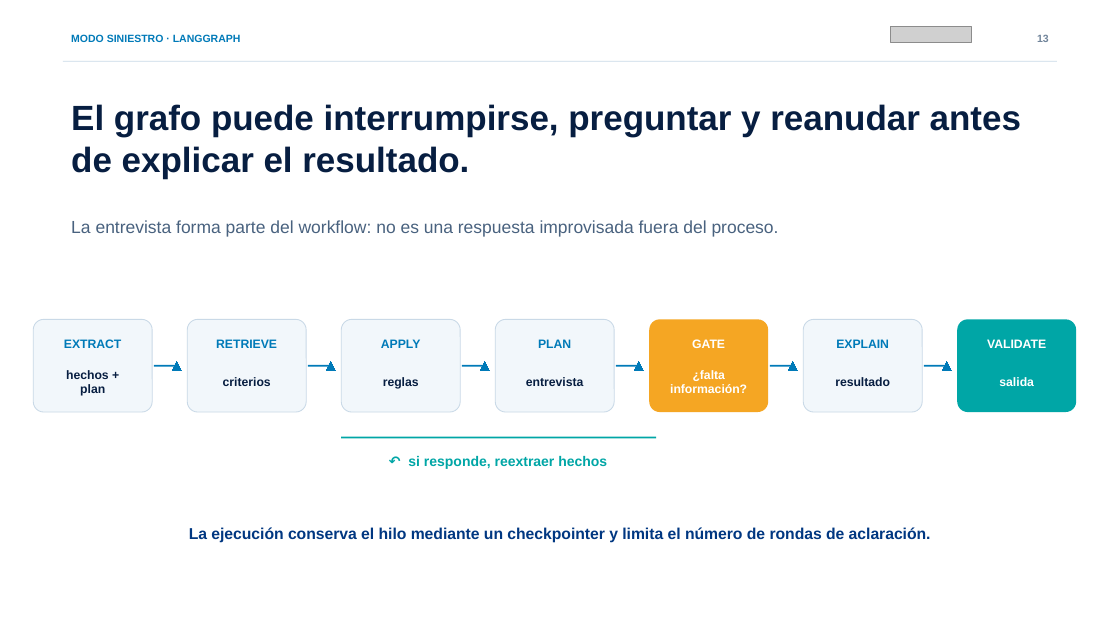
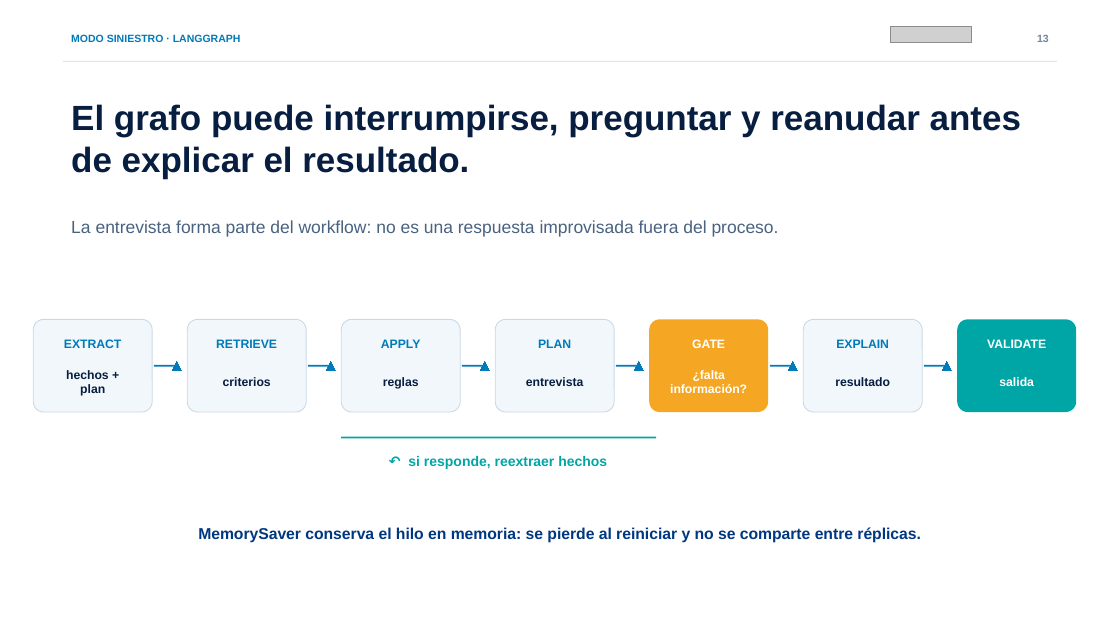
Before and after one commit to olixva/cicos-intelligence, a slide deck: slide 13 of docs/entrega/presentacion.pptx. Drawn at 1120x630 pixels with LibreOffice and Linux fonts; fonts in the diff are those of the drawing; grey boxes stand for pictures. Boxes give left, top, right and bottom in pixels: in the first picture for what was removed or moved away, otherwise in the second. Text is boxed around its words. In the diff, an @@ line names an element or a change of style, - is before the commit and + after.

```diff
--- a/docs/entrega/presentacion.pptx
+++ b/docs/entrega/presentacion.pptx
@@ text at [198, 527, 921, 543]: text changed @@
-La ejecución conserva el hilo mediante un checkpointer y limita el número de rondas de aclaración.
+MemorySaver conserva el hilo en memoria: se pierde al reiniciar y no se comparte entre réplicas.
```
Also in this commit, not shown: 16 other files.
